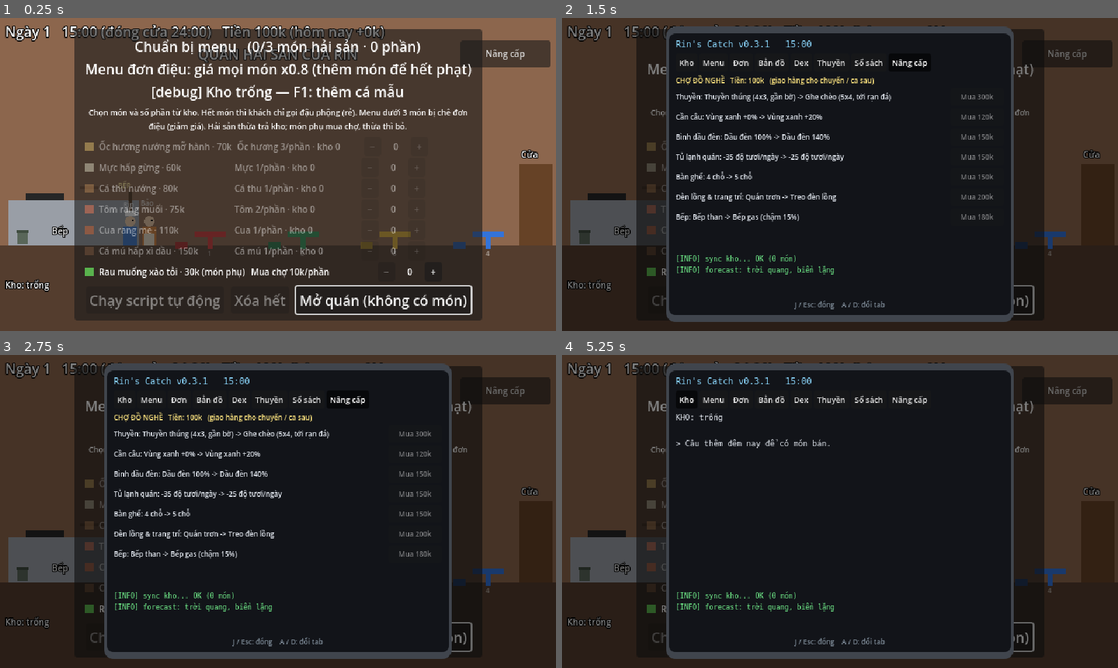
Above: before the commit, frames 1-4 (two rows, left to right).
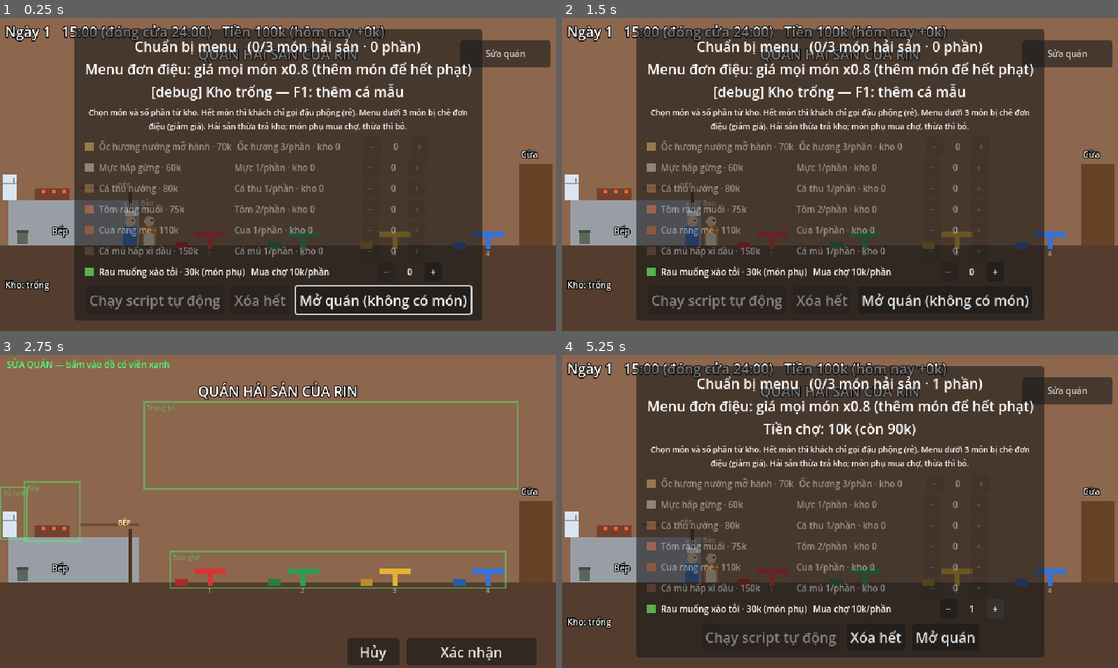
Above: after the commit, the same moments.

Repository: Th1nh2411/tide-then-table
Game: Godot game, scene res://scenes/restaurant/restaurant_scene.tscn
Same seed, same stepped clock (60 frames per second), same inputs: the game is played once before the commit and once after it. This scene is started directly instead of the project's main scene.
Inputs (mouse positions are in pixels of both pictures, inside the frame that each line leads up to):
- Up to frame 1 (0.25 s): no input
- Up to frame 2 (1.5 s): click (1067, 55) at 0.5 s, where only the run before the commit has a clickable "Nâng cấp"; click (934, 315) at 1.25 s, where only the run after the commit has a clickable "Hủy"
- Up to frame 3 (2.75 s): click (505, 392) at 2 s, where only the run after the commit has a clickable "Sửa quán"
- Up to frame 4 (5.25 s): click (1034, 652) at 2.75 s, where only the run after the commit has a clickable "Xác nhận"; click (912, 398) at 3.5 s, where only the run before the commit has a clickable "Nâng cấp"; click (684, 398) at 4.25 s, where only the run before the commit has a clickable "Kho"; click (995, 608) at 5 s, where only the run after the commit has a clickable "+"

The runs differ from the first frame. In frame 1, 0.6% of the frame differs, in the area x 0-95%, y 9-59%; in frame 2, 93%; in frame 3, 98%, in the area x 0-100%, y 0-100%; in frame 4, 95%.

Commit message:
feat(restaurant): in-place "Sửa quán" renovation (outlined objects, level picker with live preview, cancel / confirm with total cost); phone shop keeps sea gear only

Diff:
--- a/scenes/restaurant/customer_manager.gd
+++ b/scenes/restaurant/customer_manager.gd
@@ -94,6 +94,13 @@
 	return _decor_level
 
 
+## After renovating (no customers inside): re-read seats and decor levels.
+func refresh_upgrades() -> void:
+	var seat_count := int(GameState.get_upgrade_value(seats_upgrade)) if seats_upgrade else 4
+	tables.setup(layout_seats(seat_count, seat_x_range, seat_y))
+	_decor_level = int(GameState.get_upgrade_value(decor_upgrade)) if decor_upgrade else 0
+
+
 ## `visits` from FishOrders.reserve_for_shift() (fish already set aside).
 func start_shift(plan: MenuPlan, variety_multiplier: float = 1.0, visits: Array[Dictionary] = []) -> void:
 	_plan = plan
--- /dev/null
+++ b/scenes/restaurant/renovation_mode.gd
@@ -0,0 +1,187 @@
+class_name RenovationMode
+extends Control
+## "Sửa quán": renovate the restaurant in place (only while not serving).
+## People are hidden by the restaurant; every upgradable thing gets a pulsing
+## green outline. Click one to list its levels; picking a level previews it
+## right away. Bottom bar: Hủy (revert) / Xác nhận (pay the total shown).
+## Only upgrades (no going back to a lower level). Built in code.
+
+## `applied` = the player confirmed and paid.
+signal finished(applied: bool)
+
+@export var tables: DiningTables
+@export var decor: RestaurantDecor
+@export var props: ShelfDisplay
+@export var customers: CustomerManager
+@export var seats_upgrade: UpgradeData
+@export var decor_upgrade: UpgradeData
+@export var kitchen_upgrade: UpgradeData
+@export var fridge_upgrade: UpgradeData
+@export var decor_area: Rect2 = Rect2(166, 54, 430, 100)
+@export var outline_color: Color = Color(0.3, 1.0, 0.45)
+
+## UpgradeData -> previewed level.
+var _preview: Dictionary = {}
+var _time: float = 0.0
+var _options: PanelContainer
+var _options_box: VBoxContainer
+var _confirm_button: Button
+var _title: Label
+
+
+func _ready() -> void:
+	mouse_filter = Control.MOUSE_FILTER_STOP
+	set_anchors_preset(Control.PRESET_FULL_RECT)
+	_build()
+	hide()
+
+
+func open() -> void:
+	_preview.clear()
+	for upgrade in _upgrades():
+		_preview[upgrade] = GameState.get_upgrade_level(upgrade.id)
+	_options.hide()
+	_apply_preview()
+	show()
+
+
+## Total price of the previewed levels over the owned ones.
+func total_cost() -> int:
+	var total := 0
+	for upgrade: UpgradeData in _preview:
+		for level in range(GameState.get_upgrade_level(upgrade.id), int(_preview[upgrade])):
+			total += upgrade.next_cost(level)
+	return total
+
+
+func _upgrades() -> Array[UpgradeData]:
+	var list: Array[UpgradeData] = [seats_upgrade, decor_upgrade, kitchen_upgrade, fridge_upgrade]
+	return list
+
+
+## The clickable areas, in the same order as _upgrades().
+func _areas() -> Array[Rect2]:
+	var list: Array[Rect2] = [props.tables_area(tables.seat_positions), decor_area, props.stove_area(), props.fridge_area()]
+	return list
+
+
+func _process(delta: float) -> void:
+	if visible:
+		_time += delta
+		queue_redraw()
+
+
+func _gui_input(event: InputEvent) -> void:
+	var click := event as InputEventMouseButton
+	if click == null or not click.pressed or click.button_index != MOUSE_BUTTON_LEFT:
+		return
+	var areas := _areas()
+	for i in areas.size():
+		if areas[i].has_point(click.position):
+			accept_event()
+			_show_options(_upgrades()[i], areas[i])
+			return
+	_options.hide()
+
+
+func _show_options(upgrade: UpgradeData, area: Rect2) -> void:
+	for child in _options_box.get_children():
+		child.queue_free()
+	var owned := GameState.get_upgrade_level(upgrade.id)
+	var title := Label.new()
+	title.text = upgrade.display_name
+	title.add_theme_font_size_override("font_size", 10)
+	title.add_theme_color_override("font_color", Color(1, 0.9, 0.6))
+	_options_box.add_child(title)
+	for level in range(owned, upgrade.max_level() + 1):
+		var cost := 0
+		for l in range(owned, level):
+			cost += upgrade.next_cost(l)
+		var button := Button.new()
+		var marker := "> " if int(_preview[upgrade]) == level else "   "
+		button.text = "%s%s  %s" % [marker, upgrade.label_at(level), "(đang có)" if level == owned else "+%dk" % cost]
+		button.alignment = HORIZONTAL_ALIGNMENT_LEFT
+		button.focus_mode = Control.FOCUS_NONE
+		button.add_theme_font_size_override("font_size", 9)
+		button.pressed.connect(func() -> void:
+			_preview[upgrade] = level
+			_apply_preview()
+			_show_options(upgrade, area))
+		_options_box.add_child(button)
+	_options.reset_size()
+	var at := Vector2(area.position.x, area.end.y + 4)
+	if at.y + 90 > size.y - 40:
+		at.y = area.position.y - 96
+	_options.position = at.clamp(Vector2(4, 4), size - Vector2(190, 120))
+	_options.show()
+
+
+## Shows the previewed levels on the room (tables, decor, stove, fridge).
+func _apply_preview() -> void:
+	var seat_count := int(seats_upgrade.value_at(int(_preview[seats_upgrade])))
+	tables.setup(CustomerManager.layout_seats(seat_count, customers.seat_x_range, customers.seat_y))
+	decor.setup(int(decor_upgrade.value_at(int(_preview[decor_upgrade]))))
+	props.kitchen_level = int(_preview[kitchen_upgrade])
+	props.fridge_level = int(_preview[fridge_upgrade])
+	var cost := total_cost()
+	_confirm_button.text = "Xác nhận" if cost == 0 else "Xác nhận (-%dk)" % cost
+	_confirm_button.disabled = cost > GameState.money
+	if cost > GameState.money:
+		_confirm_button.text = "Thiếu tiền (%dk)" % cost
+
+
+func _on_cancel() -> void:
+	for upgrade: UpgradeData in _preview:
+		_preview[upgrade] = GameState.get_upgrade_level(upgrade.id)
+	_apply_preview()
+	hide()
+	finished.emit(false)
+
+
+func _on_confirm() -> void:
+	var cost := total_cost()
+	if not GameState.spend_money(cost):
+		return
+	for upgrade: UpgradeData in _preview:
+		GameState.upgrade_levels[upgrade.id] = int(_preview[upgrade])
+	hide()
+	finished.emit(true)
+
+
+func _draw() -> void:
+	var pulse := 0.6 + 0.4 * sin(_time * 4.0)
+	var color := Color(outline_color, pulse)
+	var font := ThemeDB.fallback_font
+	var areas := _areas()
+	var names: Array[String] = ["Bàn ghế", "Trang trí", "Bếp", "Tủ lạnh"]
+	for i in areas.size():
+		draw_rect(areas[i], color, false, 2.0)
+		draw_string(font, areas[i].position + Vector2(3, 10), names[i], HORIZONTAL_ALIGNMENT_LEFT, -1, 8, color)
+
+
+func _build() -> void:
+	_title = Label.new()
+	_title.text = "SỬA QUÁN — bấm vào đồ có viền xanh"
+	_title.position = Vector2(8, 4)
+	_title.add_theme_font_size_override("font_size", 10)
+	_title.add_theme_color_override("font_color", outline_color)
+	add_child(_title)
+	_options = PanelContainer.new()
+	_options_box = VBoxContainer.new()
+	_options.add_child(_options_box)
+	add_child(_options)
+	var bar := HBoxContainer.new()
+	bar.position = Vector2(400, 326)
+	bar.add_theme_constant_override("separation", 8)
+	add_child(bar)
+	var cancel := Button.new()
+	cancel.text = "Hủy"
+	cancel.custom_minimum_size = Vector2(60, 26)
+	cancel.focus_mode = Control.FOCUS_NONE
+	cancel.pressed.connect(_on_cancel)
+	bar.add_child(cancel)
+	_confirm_button = Button.new()
+	_confirm_button.custom_minimum_size = Vector2(150, 26)
+	_confirm_button.focus_mode = Control.FOCUS_NONE
+	_confirm_button.pressed.connect(_on_confirm)
+	bar.add_child(_confirm_button)
--- a/scenes/restaurant/restaurant_scene.gd
+++ b/scenes/restaurant/restaurant_scene.gd
@@ -47,7 +47,7 @@
 var _message_token: int = 0
 ## Regulars coming today (FishOrders.reserve_for_shift).
 var _regular_visits: Array[Dictionary] = []
-var _upgrade_button: Button
+var _renovate_button: Button
 var _tutorial: RestaurantTutorial
 var _sail_button: Button
 
@@ -60,7 +60,8 @@
 @onready var _summary_label: Label = %SummaryLabel
 @onready var _next_day_button: Button = %NextDayButton
 @onready var _close_early_button: Button = %CloseEarlyButton
-@onready var _phone: PhoneApp = $PhoneApp
+@onready var _renovation: RenovationMode = $RenovationMode
+@onready var _props: ShelfDisplay = $ShelfDisplay
 @onready var _rin: RinWalker = $RinWalker
 @onready var _kitchen_view: KitchenView = $KitchenView
 
@@ -72,8 +73,11 @@
 	_customers.customer_left_angry.connect(func() -> void: _left_angry += 1)
 	_customers.message_requested.connect(_show_message)
 	_next_day_button.pressed.connect(_on_continue_pressed)
-	_upgrade_button = _pin_button("Nâng cấp", Rect2(530, 26, 104, 20))
-	_upgrade_button.pressed.connect(func() -> void: _phone.open_tab(PhoneApp.SHOP_TAB))
+	_renovate_button = _pin_button("Sửa quán", Rect2(530, 26, 104, 20))
+	_renovate_button.pressed.connect(_open_renovation)
+	_renovation.finished.connect(_on_renovation_finished)
+	_props.kitchen_level = GameState.get_upgrade_level(_renovation.kitchen_upgrade.id)
+	_props.fridge_level = GameState.get_upgrade_level(_renovation.fridge_upgrade.id)
 	_sail_button = _pin_button("Ra khơi  →", Rect2(520, 318, 114, 32))
 	_sail_button.pressed.connect(_start_next_day)
 	_sail_button.hide()
@@ -119,7 +123,7 @@
 	_variety_multiplier = MenuPlan.variety_multiplier(_variety_count, variety_multipliers)
 	_shift_running = true
 	_close_early_button.show()
-	_upgrade_button.hide()
+	_renovate_button.hide()
 	_customers.start_shift(_plan, _variety_multiplier, _regular_visits)
 	_rin.active = true
 	_show_message("Quán mở cửa!")
@@ -277,9 +281,32 @@
 ## Summary closed: the evening is free — upgrade, repair, then sail.
 func _on_continue_pressed() -> void:
 	_summary_panel.hide()
-	_upgrade_button.show()
+	_renovate_button.show()
 	_sail_button.show()
 	_tutorial.on_evening()
+
+
+## "Sửa quán": hide people and panels, let RenovationMode take over.
+func _open_renovation() -> void:
+	_set_room_ui_visible(false)
+	_renovation.open()
+
+
+func _on_renovation_finished(applied: bool) -> void:
+	_set_room_ui_visible(true)
+	if applied:
+		_customers.refresh_upgrades()
+		(%Decor as RestaurantDecor).setup(_customers.decor_level())
+		_show_message("Đã sửa quán!")
+
+
+## People, panels and pinned buttons (hidden while renovating).
+func _set_room_ui_visible(on: bool) -> void:
+	for node: CanvasItem in [$CustomerLayer, $Waiter, $RinWalker, $HUD]:
+		node.visible = on
+	_menu_panel.visible = on and not _shift_running and not _shift_over
+	_sail_button.visible = on and _shift_over
+	_renovate_button.visible = on
 
 
 func _pin_button(text: String, rect: Rect2) -> Button:
--- a/scenes/restaurant/restaurant_scene.tscn
+++ b/scenes/restaurant/restaurant_scene.tscn
@@ -24,6 +24,7 @@
 [ext_resource type="Script" path="res://scenes/restaurant/rin_walker.gd" id="23_rin"]
 [ext_resource type="Script" path="res://scenes/restaurant/shelf_display.gd" id="24_shelf"]
 [ext_resource type="Script" path="res://scenes/restaurant/kitchen_view.gd" id="25_kview"]
+[ext_resource type="Script" path="res://scenes/restaurant/renovation_mode.gd" id="26_reno"]
 
 [node name="RestaurantScene" type="Control"]
 layout_mode = 3
@@ -82,16 +83,6 @@
 color = Color(0.6, 0.62, 0.65, 1)
 
 
-[node name="Stove" type="ColorRect" parent="Room"]
-layout_mode = 0
-offset_left = 30.0
-offset_top = 202.0
-offset_right = 74.0
-offset_bottom = 210.0
-mouse_filter = 2
-color = Color(0.15, 0.15, 0.15, 1)
-
-
 [node name="KitchenLabel" type="Label" parent="Room"]
 layout_mode = 0
 offset_left = 60.0
@@ -244,6 +235,23 @@
 text = "Sửa thuyền"
 script = ExtResource("13_repair")
 boat_upgrade = ExtResource("9_boatup")
+
+[node name="RenovationMode" type="Control" parent="." node_paths=PackedStringArray("tables", "decor", "props", "customers")]
+layout_mode = 3
+anchors_preset = 15
+anchor_right = 1.0
+anchor_bottom = 1.0
+grow_horizontal = 2
+grow_vertical = 2
+script = ExtResource("26_reno")
+tables = NodePath("../DiningTables")
+decor = NodePath("../Room/Decor")
+props = NodePath("../ShelfDisplay")
+customers = NodePath("../CustomerManager")
+seats_upgrade = ExtResource("17_seatsup")
+decor_upgrade = ExtResource("18_decorup")
+kitchen_upgrade = ExtResource("19_kitchenup")
+fridge_upgrade = ExtResource("11_fridgeup")
 
 [node name="SummaryPanel" type="PanelContainer" parent="."]
 unique_name_in_owner = true
--- a/scenes/restaurant/restaurant_tutorial.gd
+++ b/scenes/restaurant/restaurant_tutorial.gd
@@ -32,7 +32,7 @@
 func on_evening() -> void:
 	if GameState.is_first_day():
 		_step = Step.DONE
-		tip_requested.emit("Bấm \"Nâng cấp\" để mua đồ (hoặc J -> tab Nâng cấp). Xong thì bấm \"Ra khơi\".")
+		tip_requested.emit("Bấm \"Sửa quán\" để nâng cấp quán, J -> Nâng cấp để mua đồ nghề. Xong thì bấm \"Ra khơi\".")
 
 
 func _process(_delta: float) -> void:
--- a/scenes/restaurant/shelf_display.gd
+++ b/scenes/restaurant/shelf_display.gd
@@ -1,14 +1,22 @@
 class_name ShelfDisplay
 extends Control
-## Draws the kitchen side of the dining room: the shelf with the plates
-## waiting on it (from CustomerManager.shelf), the trash bin and the kitchen
-## door sign, so the player can see what is ready without opening the kitchen.
+## Draws the kitchen side of the dining room: the stove and fridge (looks
+## follow their upgrade levels, also previewed while renovating), the shelf
+## with the plates waiting on it (CustomerManager.shelf), the trash bin and
+## the kitchen door sign.
 
 @export var customers: CustomerManager
 @export var shelf_origin: Vector2 = Vector2(96, 186)
 @export var slot_width: float = 16.0
 @export var door_x: float = 150.0
 @export var bin_position: Vector2 = Vector2(20, 246)
+@export var stove_rect: Rect2 = Rect2(40, 196, 40, 14)
+## Bottom-left of the fridge (it grows upward with its level).
+@export var fridge_base: Vector2 = Vector2(3, 210)
+
+## Upgrade levels shown (set by the restaurant / renovation preview).
+var kitchen_level: int = 0
+var fridge_level: int = 0
 
 
 func _ready() -> void:
@@ -21,6 +29,8 @@
 
 
 func _draw() -> void:
+	_draw_stove()
+	_draw_fridge()
 	var shelf := customers.shelf
 	# Shelf board above the counter.
 	draw_rect(Rect2(shelf_origin + Vector2(-4, 8), Vector2(slot_width * shelf.capacity + 4, 3)), Color(0.45, 0.3, 0.2))
@@ -35,3 +45,47 @@
 	var font := ThemeDB.fallback_font
 	draw_rect(Rect2(Vector2(door_x - 2, 200), Vector2(4, 62)), Color(0.3, 0.2, 0.12))
 	draw_string(font, Vector2(door_x - 14, 196), "BẾP", HORIZONTAL_ALIGNMENT_LEFT, -1, 8, Color(1, 0.9, 0.6))
+
+
+## 0 = charcoal brazier, 1 = gas stove, 2 = steel range with a hood.
+func _draw_stove() -> void:
+	var r := stove_rect
+	match kitchen_level:
+		0:
+			draw_rect(r, Color(0.45, 0.25, 0.18))
+			for i in 3:
+				draw_circle(r.position + Vector2(10 + i * 12, 4), 2.5, Color(1.0, 0.4, 0.15))
+		1:
+			draw_rect(r, Color(0.55, 0.57, 0.6))
+			for i in 2:
+				draw_circle(r.position + Vector2(12 + i * 20, 2), 3.0, Color(0.35, 0.6, 1.0))
+		_:
+			draw_rect(Rect2(r.position - Vector2(8, 0), r.size + Vector2(16, 0)), Color(0.75, 0.78, 0.82))
+			draw_rect(Rect2(r.position + Vector2(-10, -46), Vector2(r.size.x + 20, 10)), Color(0.7, 0.72, 0.75))  # hood
+			for i in 3:
+				draw_circle(r.position + Vector2(6 + i * 16, 2), 3.0, Color(0.35, 0.6, 1.0))
+
+
+## Taller fridge per level.
+func _draw_fridge() -> void:
+	var sizes: Array[Vector2] = [Vector2(16, 30), Vector2(20, 42), Vector2(26, 54)]
+	var size := sizes[clampi(fridge_level, 0, sizes.size() - 1)]
+	var rect := Rect2(fridge_base - Vector2(0, size.y), size)
+	draw_rect(rect, Color(0.85, 0.9, 0.95))
+	draw_line(rect.position + Vector2(0, size.y * 0.35), rect.position + Vector2(size.x, size.y * 0.35), Color(0.6, 0.65, 0.7), 1.0)
+	draw_rect(Rect2(rect.position + Vector2(size.x - 4, 4), Vector2(2, 6)), Color(0.5, 0.5, 0.55))
+
+
+## Areas the renovation mode outlines / makes clickable.
+func stove_area() -> Rect2:
+	return Rect2(stove_rect.position + Vector2(-12, -50), stove_rect.size + Vector2(24, 54))
+
+
+func fridge_area() -> Rect2:
+	return Rect2(fridge_base + Vector2(-2, -58), Vector2(30, 60))
+
+
+func tables_area(seats: Array[Vector2]) -> Rect2:
+	if seats.is_empty():
+		return Rect2()
+	return Rect2(seats[0] + Vector2(-4, -2), Vector2(seats.back().x - seats[0].x + 66, 42))
--- a/scenes/test/phone_test.gd
+++ b/scenes/test/phone_test.gd
@@ -50,7 +50,7 @@
 		elif tab == PhoneApp.SHOP_TAB:
 			var shop: PhoneShop = _phone.get_node("%Shop")
 			_check("shop tab lists upgrades", shop.visible and shop._rows.size() == shop.upgrades.size()
-				and shop.upgrades.size() >= 7)
+				and shop.upgrades.size() >= 3)
 		else:
 			_check("tab %d has content" % tab, _phone.get_node("%ContentLabel").text.length() > 10)
 	_check("pin added", PhoneMap.toggle_pin(Vector2(100, 100), 20.0) and GameState.map_pins.size() == 1)
--- a/scenes/ui/help_panel.gd
+++ b/scenes/ui/help_panel.gd
@@ -53,7 +53,11 @@
   Khách quen (bóng thoại vàng) tới ăn món đã đặt trước.
 
 HẾT CA
-  Bảng tổng kết -> "Đóng" -> "Ra khơi". Nút "Nâng cấp" để mua đồ.""",
+  Bảng tổng kết -> "Đóng" -> "Ra khơi".
+
+SỬA QUÁN (trước giờ mở / sau khi bán xong)
+  Bấm "Sửa quán": đồ sửa được có viền xanh (bàn ghế, trang trí, bếp, tủ lạnh).
+  Bấm vào đồ để chọn cấp, xem trước ngay. "Xác nhận" trả tiền, "Hủy" để bỏ.""",
 	"""ĐIỆN THOẠI (J)
   A / D: đổi tab.   J / Esc: đóng.   Game tạm dừng khi mở.
 
@@ -63,7 +67,8 @@
   Bản đồ: click để ghim / bỏ ghim (ghim hiện mũi tên khi ra khơi).
   Dex: các loài đã bắt, kỷ lục cân nặng.
   Thuyền / Sổ sách: tình trạng thuyền, lãi từng ngày.
-  Nâng cấp: mua đồ, có hiệu lực cho chuyến / ca sau.""",
+  Nâng cấp: đồ nghề đi biển (thuyền, cần câu, đèn), có hiệu lực từ chuyến sau.
+  (Đồ trong quán thì sửa bằng nút "Sửa quán".)""",
 	"""MẸO
   Màu bọt cho biết loài cá. Càng ra xa bờ cá càng xịn và to.
   Bóng cá lớn dưới bọt = cá to, giá cao.
--- a/scenes/ui/phone_app.gd
+++ b/scenes/ui/phone_app.gd
@@ -82,14 +82,6 @@
 	_show_tab(_tab)
 
 
-## Opens straight on a tab (e.g. the upgrades button in the restaurant).
-func open_tab(index: int) -> void:
-	_tab = index
-	if visible:
-		_show_tab(index)
-	elif not get_tree().paused:
-		open()
-
 
 func close() -> void:
 	hide()
--- a/scenes/ui/phone_app.tscn
+++ b/scenes/ui/phone_app.tscn
@@ -11,9 +11,6 @@
 [ext_resource type="Script" path="res://scenes/ui/phone_map.gd" id="9_map"]
 [ext_resource type="Script" path="res://scenes/ui/phone_shop.gd" id="14_shop"]
 [ext_resource type="Resource" path="res://data/weather/weather_catalog.tres" id="10_weather"]
-[ext_resource type="Resource" path="res://data/upgrades/seats_upgrade.tres" id="11_seatsup"]
-[ext_resource type="Resource" path="res://data/upgrades/decor_upgrade.tres" id="12_decorup"]
-[ext_resource type="Resource" path="res://data/upgrades/kitchen_upgrade.tres" id="13_kitchenup"]
 
 [sub_resource type="StyleBoxFlat" id="StyleBoxFlat_phone"]
 bg_color = Color(0.07, 0.08, 0.1, 1)
@@ -37,7 +34,7 @@
 lamp_upgrade = ExtResource("5_lampup")
 fridge_upgrade = ExtResource("6_fridgeup")
 weather_catalog = ExtResource("10_weather")
-upgrades = Array[ExtResource("8_updata")]([ExtResource("4_boatup"), ExtResource("7_rodup"), ExtResource("5_lampup"), ExtResource("6_fridgeup"), ExtResource("11_seatsup"), ExtResource("12_decorup"), ExtResource("13_kitchenup")])
+upgrades = Array[ExtResource("8_updata")]([ExtResource("4_boatup"), ExtResource("7_rodup"), ExtResource("5_lampup")])
 
 [node name="Dim" type="ColorRect" parent="."]
 anchors_preset = 15
Not shown, added: scenes/restaurant/renovation_mode.gd.uid
Not shown, changed: CLAUDE.md
Not shown, changed: PLAN.md
